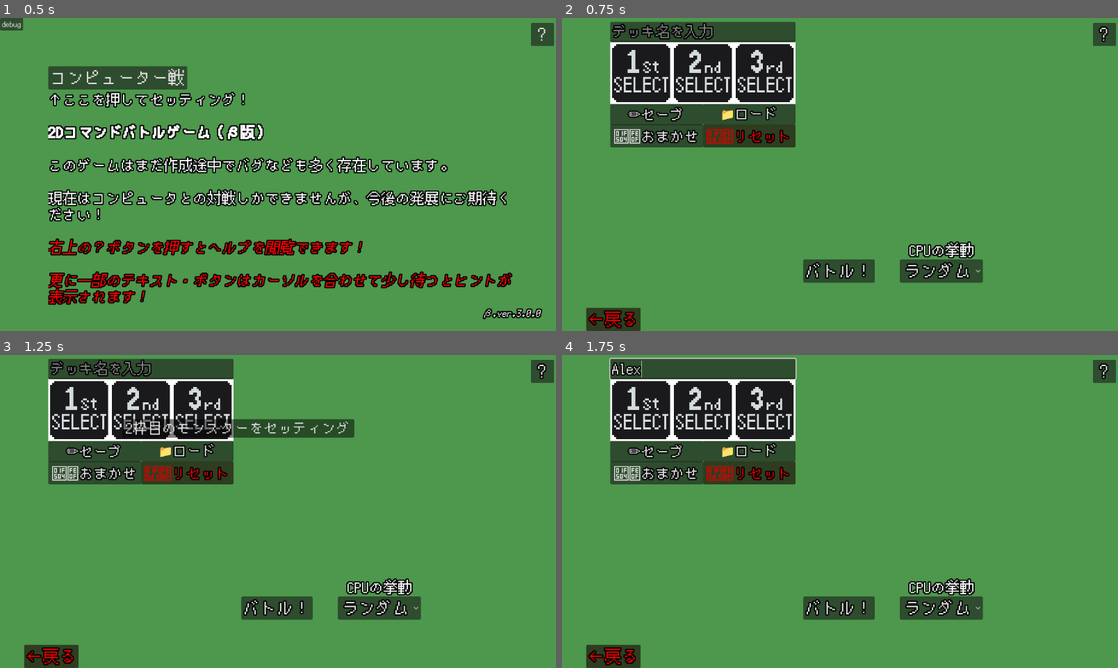
Above: before the commit, frames 1-4 (two rows, left to right).
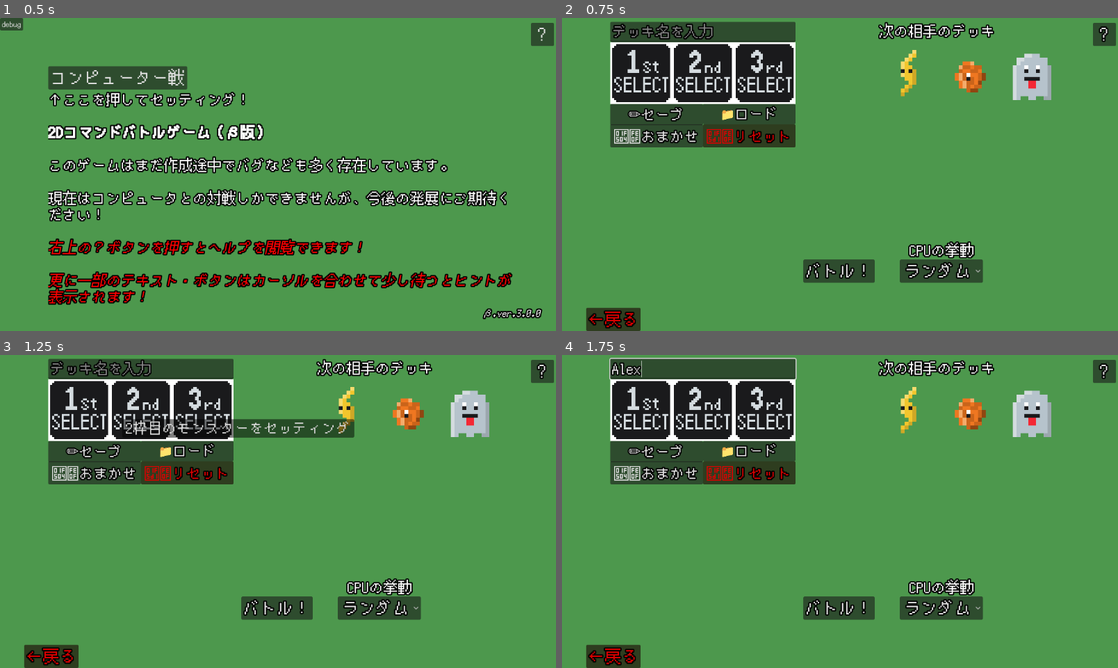
Above: after the commit, the same moments.

Repository: aomushi0710/battle_game
Game: Godot game, scene res://メインシーン.tscn
Same seed, same stepped clock (60 frames per second), same inputs: the game is played once before the commit and once after it.
Inputs (mouse positions are in pixels of both pictures, inside the frame that each line leads up to):
- Up to frame 1 (0.5 s): no input
- Up to frame 2 (0.75 s): click "コンピューター戦" at 0.5 s
- Up to frame 3 (1.25 s): no input
- Up to frame 4 (1.75 s): click (701, 367) at 1.27 s; type "Alex" at 1.35 s

Frame 1 is identical in both runs. In frame 2, 2.3% of the frame differs, in the area x 56-88%, y 1-27%; in frame 3, 2.3%; in frame 4, 2.3%.

Commit message:
ver3.1.0 β
・デッキのセーブ機能を追加
・相手のデッキをバトル前に確認できる機能を追加
・複数属性を持つ技を、技選択時に点滅で可視化させる機能を追加
・あらゆるバグ修正
・新UIの準備

Diff:
--- a/Control.gd
+++ b/Control.gd
@@ -7,6 +7,7 @@
 
 var act_name = ""
 var detail = ""
+
 
 # 押したボタンの場所のモンスターを選択
 func _on_first_button_up():
@@ -50,6 +51,10 @@
 			$first.texture_normal = first_texture
 			$second.texture_normal = second_texture
 			$third.texture_normal = third_texture
+
+	$"../enemy/monster/first".texture_normal = Global.enemy_deck.monster[0].image
+	$"../enemy/monster/second".texture_normal = Global.enemy_deck.monster[1].image
+	$"../enemy/monster/third".texture_normal = Global.enemy_deck.monster[2].image
 	Global.now_picking = 3
 
 
@@ -61,7 +66,6 @@
 			return
 
 	Global.deck1.evolution_check(Global.deck1) # 自分のデッキに対してチェック
-	Global.deck_creator(Global.enemy_deck) # デッキ生成時にすでにチェックがされている
 	get_tree().change_scene_to_packed(Global.buttle_scene)
 
 
--- a/buttle.gd
+++ b/buttle.gd
@@ -433,9 +433,6 @@
 	"相手の " + enemy_deck.monster[x].name + " に攻撃の狙いを定めた！\n"
 
 
-func _on_バトル終了_button_up():
-	pass # Replace with function body.
-
 func death_check():
 	if Global.e1_death == true and Global.e2_death == true and Global.e3_death == true:
 		$result_rect.show()
--- /dev/null
+++ b/buttle_buttons.gd
@@ -0,0 +1,30 @@
+extends Control
+
+var now_showing: int # 0:main 1:action
+
+func _on_action_button_up() -> void:
+	now_showing = 1
+	hide_main_button()
+
+
+
+
+func _on_item_button_up() -> void:
+	hide_main_button()
+
+
+func _on_status_button_up() -> void:
+	hide_main_button()
+
+
+func hide_main_button() -> void: # メインボタンを下に退場させる
+	var y = 1
+	while $main/Action.position.y < 650:
+		$main/Action.position.y += y
+		$main/Item.position.y += y
+		$main/Status.position.y += y
+		y += 1
+		await get_tree().create_timer(0.01).timeout
+	$main/Action.hide()
+	$main/Item.hide()
+	$main/Status.hide()
--- /dev/null
+++ b/clear_font.tres
@@ -0,0 +1,19 @@
+[gd_resource type="Theme" load_steps=2 format=3 uid="uid://boebxhhsukoff"]
+
+[sub_resource type="FontFile" id="FontFile_8w6c8"]
+cache/0/110/0/ascent = 0.0
+cache/0/110/0/descent = 0.0
+cache/0/110/0/underline_position = 0.0
+cache/0/110/0/underline_thickness = 0.0
+cache/0/110/0/scale = 1.0
+cache/0/16/0/ascent = 0.0
+cache/0/16/0/descent = 0.0
+cache/0/16/0/underline_position = 0.0
+cache/0/16/0/underline_thickness = 0.0
+cache/0/16/0/scale = 1.0
+
+[resource]
+default_font = SubResource("FontFile_8w6c8")
+default_font_size = 110
+Label/colors/font_color = Color(1, 1, 1, 0)
+RichTextLabel/colors/font_outline_color = Color(0, 0, 0, 1)
--- a/デッキセレクト.tscn
+++ b/デッキセレクト.tscn
@@ -277,6 +277,42 @@
 offset_bottom = 478.0
 theme = SubResource("Theme_g1t6r")
 text = "バトル！"
+
+[node name="enemy" type="Control" parent="Control"]
+anchors_preset = 0
+offset_right = 40.0
+offset_bottom = 40.0
+
+[node name="monster" type="HBoxContainer" parent="Control/enemy"]
+layout_mode = 0
+offset_left = 654.0
+offset_top = 50.0
+offset_right = 1422.0
+offset_bottom = 306.0
+scale = Vector2(0.5, 0.5)
+theme_override_constants/separation = 0
+
+[node name="first" type="TextureButton" parent="Control/enemy/monster"]
+layout_mode = 2
+texture_normal = ExtResource("2_34w54")
+
+[node name="second" type="TextureButton" parent="Control/enemy/monster"]
+layout_mode = 2
+texture_normal = ExtResource("3_qs0ub")
+
+[node name="third" type="TextureButton" parent="Control/enemy/monster"]
+layout_mode = 2
+texture_normal = ExtResource("4_qklf7")
+
+[node name="deck" type="RichTextLabel" parent="Control/enemy"]
+layout_mode = 0
+offset_left = 643.0
+offset_top = 7.0
+offset_right = 1019.0
+offset_bottom = 49.0
+bbcode_enabled = true
+text = " 次の相手のデッキ"
+vertical_alignment = 1
 
 [connection signal="tree_entered" from="." to="Control/デッキ1" method="_on_デッキセレクト_tree_entered"]
 [connection signal="button_up" from="Control/デッキ1/first" to="Control/デッキ1" method="_on_first_button_up"]
--- a/バトル.tscn
+++ b/バトル.tscn
@@ -762,6 +762,7 @@
 offset_bottom = 326.0
 theme = SubResource("Theme_bl78q")
 script = ExtResource("16_o3k3h")
+metadata/_edit_use_anchors_ = true
 
 [node name="name" type="RichTextLabel" parent="enemies/enemy1/enemy1"]
 layout_mode = 0
--- a/バトル終了.gd
+++ b/バトル終了.gd
@@ -17,4 +17,5 @@
 	$"../buttle/result_rect".hide()
 	$"../buttle/result_rect/lose".hide()
 	$"../buttle/result_rect/win".hide()
+	Global.deck_creator(Global.enemy_deck) # 敵デッキ生成
 	get_tree().change_scene_to_packed(Global.deck_scene)
--- /dev/null
+++ b/バフデバフアイコン.tscn
@@ -0,0 +1,19 @@
+[gd_scene load_steps=3 format=3 uid="uid://4xqdwf0b1t14"]
+
+[ext_resource type="Texture2D" uid="uid://n0y7pkv1xysj" path="res://image/element/バフ技.PNG" id="1_yfs5u"]
+[ext_resource type="Theme" uid="uid://dsj0uaujnbqwe" path="res://theme/default_font_30.tres" id="2_8h73n"]
+
+[node name="バフデバフアイコン" type="TextureButton"]
+texture_normal = ExtResource("1_yfs5u")
+
+[node name="ターン数テキスト" type="RichTextLabel" parent="."]
+layout_mode = 0
+offset_left = 76.0
+offset_top = 131.0
+offset_right = 131.0
+offset_bottom = 165.0
+scale = Vector2(4, 4)
+theme = ExtResource("2_8h73n")
+bbcode_enabled = true
+text = "[right][color=yellow][i][b]99 [/b][/i][/color][/right]"
+horizontal_alignment = 2
--- a/メインシーン.gd
+++ b/メインシーン.gd
@@ -1,10 +1,13 @@
 extends Node2D
+
+func _ready() -> void:
+	Global.deck_creator(Global.enemy_deck)
+
 
 func _on_button_pressed():
 	# 定義したシーンに切り替え
 	get_tree().change_scene_to_packed(Global.deck_scene)
 
 
-
 func _on_debug_button_up():
 	get_tree().change_scene_to_packed(Global.debug_scene)
--- /dev/null
+++ b/新バトル.tscn
@@ -0,0 +1,154 @@
+[gd_scene load_steps=10 format=3 uid="uid://bhqk4iva02mmc"]
+
+[ext_resource type="Theme" uid="uid://dsj0uaujnbqwe" path="res://theme/default_font_30.tres" id="1_nfpvw"]
+[ext_resource type="Texture2D" uid="uid://cioi83ubpqfrg" path="res://image/monster/スライム.PNG" id="2_tc6cq"]
+[ext_resource type="Texture2D" uid="uid://n0y7pkv1xysj" path="res://image/element/バフ技.PNG" id="3_hwahx"]
+[ext_resource type="Texture2D" uid="uid://dxssu1v1art5l" path="res://bar_empty.PNG" id="4_ys3qb"]
+[ext_resource type="Texture2D" uid="uid://bnagnglpfolr3" path="res://bar_hp.PNG" id="5_jjjva"]
+[ext_resource type="Texture2D" uid="uid://c6esjhqxk7oyw" path="res://bar_mp.PNG" id="6_g5d16"]
+[ext_resource type="Texture2D" uid="uid://cqv7q4fa8fjrt" path="res://bar_spd.PNG" id="7_sraw4"]
+[ext_resource type="Theme" uid="uid://boebxhhsukoff" path="res://clear_font.tres" id="8_tc6cq"]
+[ext_resource type="Script" uid="uid://o4ioqobn45d0" path="res://buttle_buttons.gd" id="9_hwahx"]
+
+[node name="Node2D" type="Node2D"]
+
+[node name="Control" type="Control" parent="."]
+layout_mode = 3
+anchors_preset = 0
+offset_right = 40.0
+offset_bottom = 40.0
+theme = ExtResource("1_nfpvw")
+
+[node name="player" type="TextureButton" parent="Control"]
+layout_mode = 0
+offset_left = 358.0
+offset_top = 192.0
+offset_right = 614.0
+offset_bottom = 448.0
+scale = Vector2(0.7, 0.7)
+texture_normal = ExtResource("2_tc6cq")
+
+[node name="バフデバフコンテナ" type="HBoxContainer" parent="Control/player"]
+layout_mode = 0
+offset_top = 256.0
+offset_right = 1280.0
+offset_bottom = 512.0
+scale = Vector2(0.2, 0.2)
+alignment = 2
+
+[node name="バフデバフアイコン" type="TextureButton" parent="Control/player/バフデバフコンテナ"]
+layout_mode = 2
+texture_normal = ExtResource("3_hwahx")
+
+[node name="ターン数テキスト" type="RichTextLabel" parent="Control/player/バフデバフコンテナ/バフデバフアイコン"]
+layout_mode = 0
+offset_left = 96.0
+offset_top = 130.0
+offset_right = 146.0
+offset_bottom = 170.0
+scale = Vector2(4, 4)
+theme = ExtResource("1_nfpvw")
+bbcode_enabled = true
+text = "[right][color=yellow][i][b]99 [/b][/i][/color][/right]"
+horizontal_alignment = 2
+
+[node name="HP" type="TextureProgressBar" parent="Control/player"]
+z_index = -1
+layout_mode = 0
+offset_top = 236.0
+offset_right = 256.0
+offset_bottom = 492.0
+scale = Vector2(1, 0.7)
+value = 50.0
+texture_under = ExtResource("4_ys3qb")
+texture_progress = ExtResource("5_jjjva")
+
+[node name="text" type="Label" parent="Control/player/HP"]
+layout_mode = 0
+offset_left = 28.0
+offset_top = 105.714
+offset_right = 633.0
+offset_bottom = 252.714
+scale = Vector2(0.25, 0.25)
+theme = ExtResource("8_tc6cq")
+theme_override_colors/font_outline_color = Color(1, 1, 1, 1)
+theme_override_constants/outline_size = 8
+text = " HP 555/999"
+
+[node name="MP" type="TextureProgressBar" parent="Control/player"]
+z_index = -1
+layout_mode = 0
+offset_top = 272.0
+offset_right = 256.0
+offset_bottom = 528.0
+scale = Vector2(1, 0.7)
+value = 50.0
+texture_under = ExtResource("4_ys3qb")
+texture_progress = ExtResource("6_g5d16")
+
+[node name="SPD" type="TextureProgressBar" parent="Control/player"]
+z_index = -1
+layout_mode = 0
+offset_top = 308.0
+offset_right = 256.0
+offset_bottom = 564.0
+scale = Vector2(1, 0.7)
+value = 50.0
+texture_under = ExtResource("4_ys3qb")
+texture_progress = ExtResource("7_sraw4")
+
+[node name="button" type="Control" parent="Control"]
+anchors_preset = 0
+offset_right = 40.0
+offset_bottom = 40.0
+script = ExtResource("9_hwahx")
+
+[node name="main" type="Control" parent="Control/button"]
+anchors_preset = 0
+offset_right = 40.0
+offset_bottom = 40.0
+
+[node name="Action" type="Button" parent="Control/button/main"]
+layout_mode = 0
+offset_left = 150.0
+offset_top = 500.0
+offset_right = 445.0
+offset_bottom = 542.0
+text = "Action"
+
+[node name="Item" type="Button" parent="Control/button/main"]
+layout_mode = 0
+offset_left = 150.0
+offset_top = 550.0
+offset_right = 445.0
+offset_bottom = 592.0
+text = "Item"
+
+[node name="Status" type="Button" parent="Control/button/main"]
+layout_mode = 0
+offset_left = 150.0
+offset_top = 600.0
+offset_right = 445.0
+offset_bottom = 642.0
+text = "Status"
+
+[node name="action" type="VBoxContainer" parent="Control/button"]
+layout_mode = 0
+offset_left = 150.0
+offset_top = 500.0
+offset_right = 445.0
+offset_bottom = 643.0
+
+[node name="戻る" type="Button" parent="Control/button"]
+modulate = Color(1, 0, 0, 1)
+layout_mode = 0
+offset_left = 25.0
+offset_top = 594.0
+offset_right = 123.0
+offset_bottom = 643.0
+disabled = true
+text = "⬅️戻る"
+
+[connection signal="button_up" from="Control/button/main/Action" to="Control/button" method="_on_action_button_up"]
+[connection signal="button_up" from="Control/button/main/Item" to="Control/button" method="_on_item_button_up"]
+[connection signal="button_up" from="Control/button/main/Status" to="Control/button" method="_on_status_button_up"]
Not shown, added: buttle_buttons.gd.uid
